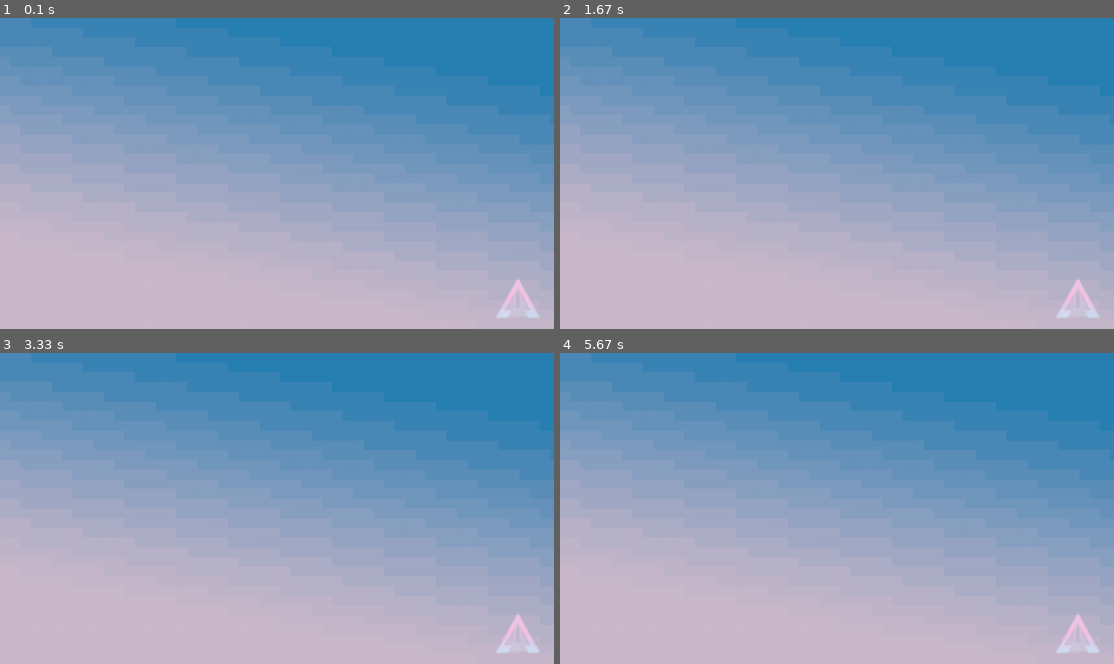
Above: before the commit, frames 1-4 (two rows, left to right).
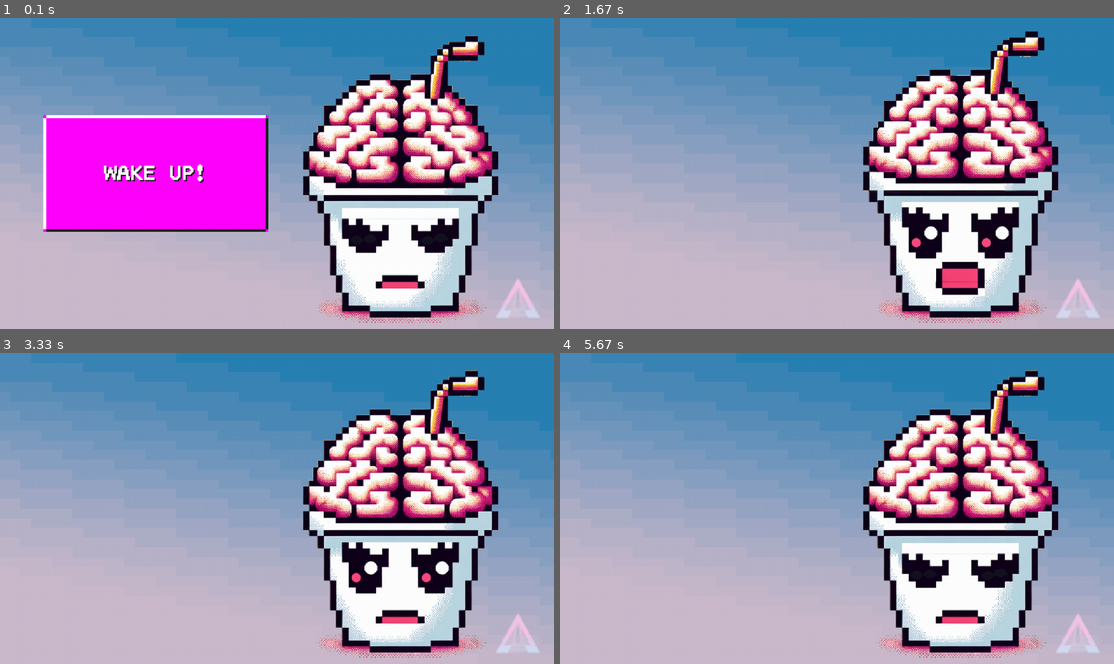
Above: after the commit, the same moments.

Repository: SoulAuctioneer/slerp
Game: pygame game, started from main.py
Same seed, same stepped clock (60 frames per second), same inputs: the game is played once before the commit and once after it.
Inputs (mouse positions are in pixels of both pictures, inside the frame that each line leads up to):
- Up to frame 1 (0.1 s): no input
- Up to frame 2 (1.67 s): click (715, 173) at 0.4 s, where only the run after the commit has a clickable "WAKE UP!"
- Up to frame 3 (3.33 s): no input
- Up to frame 4 (5.67 s): no input

The runs differ from the first frame. In frame 1, 38% of the frame differs, in the area x 7-90%, y 5-99%; in frame 2, 23%; in frame 3, 22%; in frame 4, 22%.

Commit message:
removing debug

Diff:
--- a/main.py
+++ b/main.py
@@ -29,8 +29,6 @@
 
 # PAGE: Initial page, sleeping and start button
 def pageStart():
-
-    dispenser.dispense('drink1')
 
     global buttons
     buttons = [
